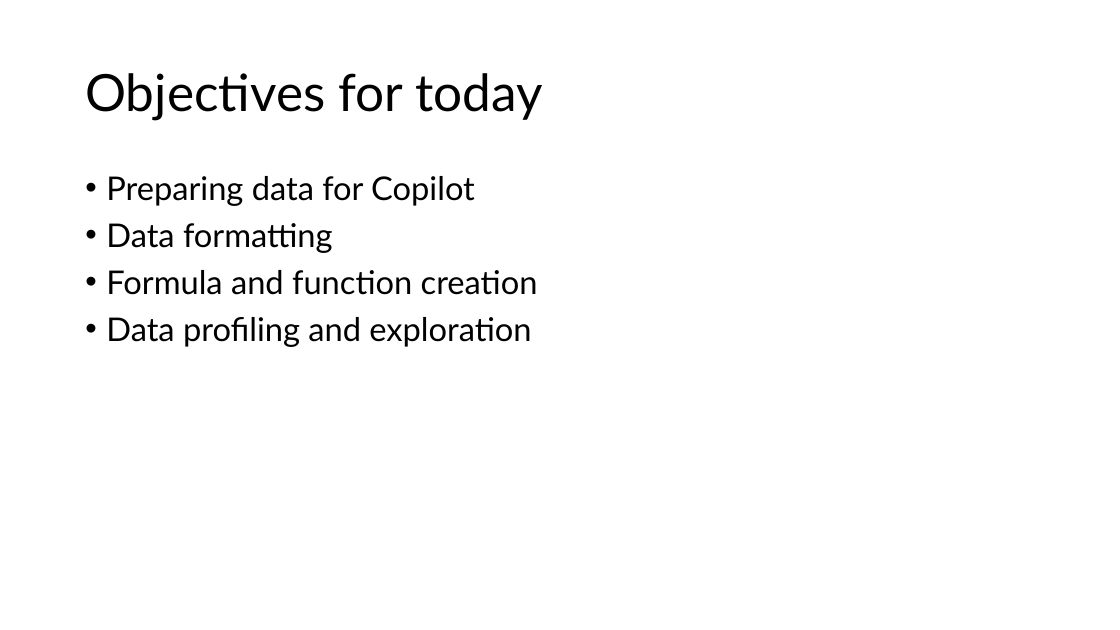
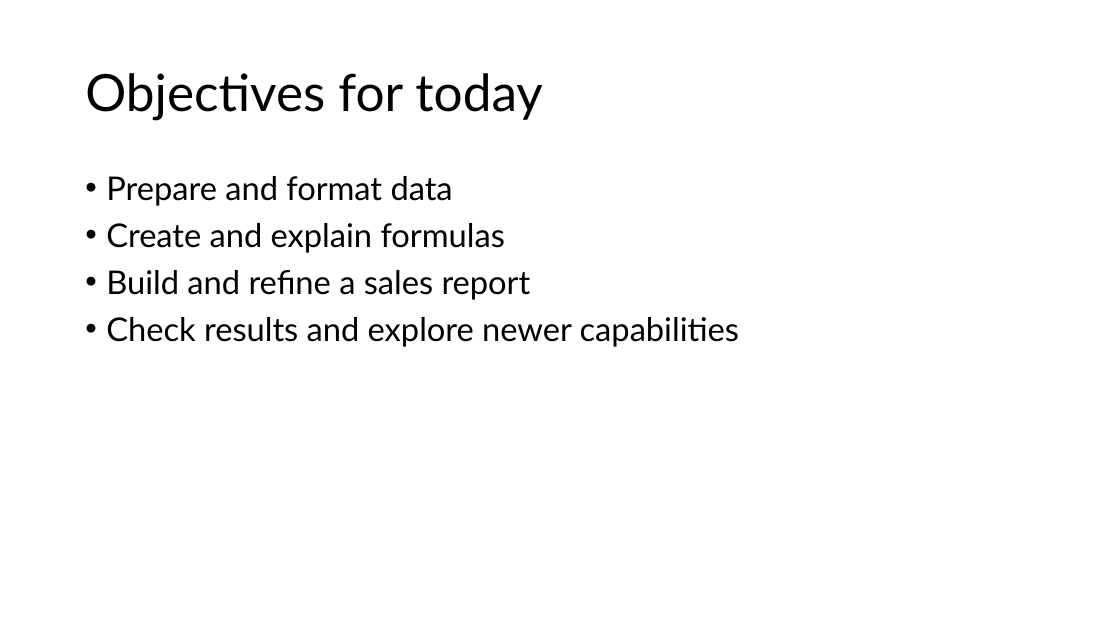
Before and after one commit to stringfestdata/complianceiq-intro-to-copilot-in-excel, a slide deck: slide 2 of complianceiq-intro-to-copilot-in-excel.pptx. Drawn at 1120x630 pixels with LibreOffice and Linux fonts; fonts in the diff are those of the drawing. Boxes give left, top, right and bottom in pixels: in the first picture for what was removed or moved away, otherwise in the second. Text is boxed around its words. In the diff, an @@ line names an element or a change of style, - is before the commit and + after.

```diff
--- a/complianceiq-intro-to-copilot-in-excel.pptx
+++ b/complianceiq-intro-to-copilot-in-excel.pptx
@@ text at (106,176,739,347): text changed @@
-• Preparing data for Copilot
-• Data formatting
-• Formula and function creation
-• Data profiling and exploration
+• Prepare and format data
+• Create and explain formulas
+• Build and refine a sales report
+• Check results and explore newer capabilities
```
Also in this commit, not shown: 6 other slides changed, 5 slides added, 2 slides removed, 6 other files.
